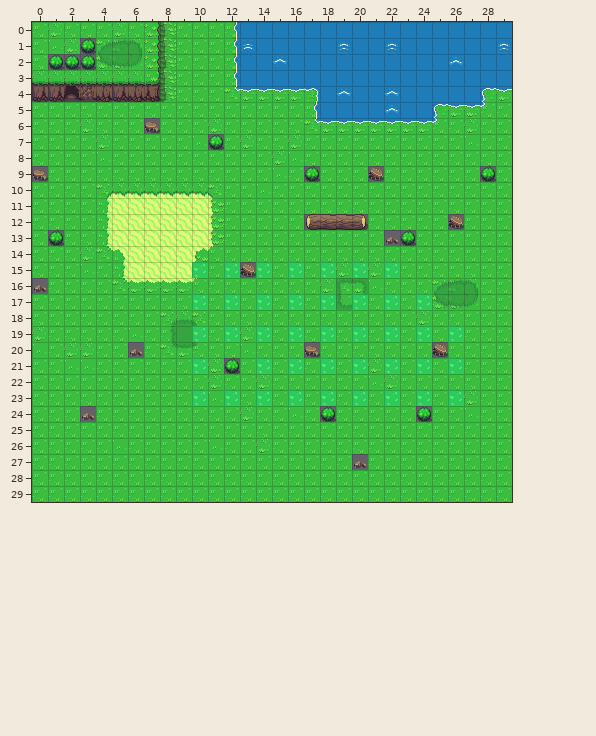
Two states of a Tiled map, core/assets/test.tmx. The first picture shows the starting point.
Cells are 16x16 px. Shown: x 0..29, y 0..29.
After the commit:
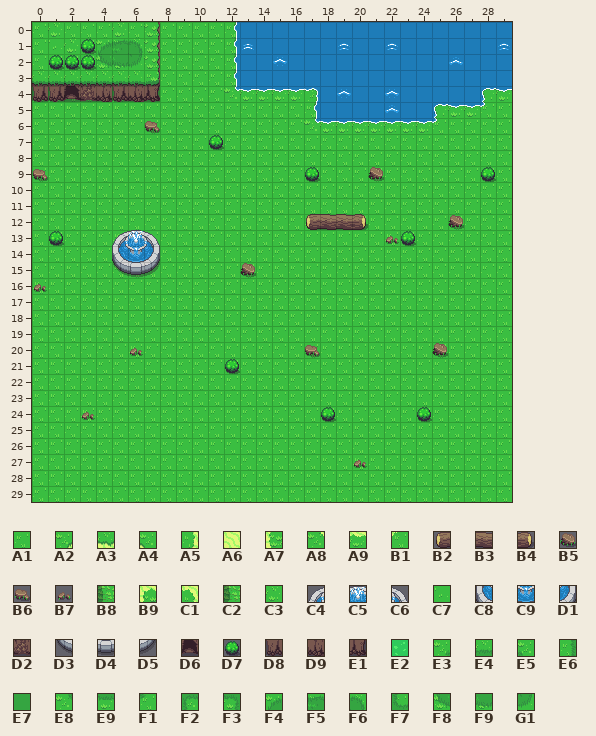
Key: from "overworld": A1 0, A2 120, A3 121, A4 122, A5 160, A6 161, A7 162, A8 200, A9 201, B1 202, B2 203, B3 204, B4 205, B5 207, B6 209, B7 210, B8 211, B9 240, C1 241, C2 251, C3 365, C4 382, C5 383, C6 384, C7 405, C8 422, C9 423, D1 424, D2 448, D3 462, D4 463, D5 464, D6 487, D7 562, D8 564, D9 565, E1 566, E2 642, E3 1174, E4 1175, E5 1176, E6 1214, E7 1215, E8 1254, E9 1255, F1 1256, F2 1294, F3 1295, F4 1296, F5 1297, F6 1298, F7 1334, F8 1336, F9 1337, G1 1338.
__ is an empty cell, ## one hidden under a higher layer, .. an unchanged one.
Tiles of an added or newly shown layer are drawn over the layers below it.
Log entry: Test collision et ajout demo
Diff:
--- layer "background"
@@ x 0..8 @@
- 0 .. .. .. .. .. .. .. .. B8
- 1 .. .. .. D7 .. .. .. .. B8
- 2 .. D7 D7 D7 .. .. .. .. C2
- 3 .. .. .. .. .. .. .. .. B8
- 4 D8 D8 D6 D2 D9 D8 D9 E1 C2
+ 0 .. .. .. .. .. .. .. .. A1
+ 1 .. .. .. A1 .. .. .. .. A1
+ 2 .. A1 A1 A1 .. .. .. .. A1
+ 3 .. .. .. .. .. .. .. .. A1
+ 4 A1 A1 A1 A1 A1 A1 A1 A1 A1
@@ x 0..28 @@
- 6 .. .. .. C3 .. .. .. B6 .. .. .. C3 .. .. .. .. .. .. .. .. .. .. .. .. .. .. .. C3 ..
- 7 .. .. .. .. C3 .. .. .. .. .. C7 D7 .. C3 .. .. C3 .. .. .. .. .. .. .. .. .. .. C7 ..
- 8 .. .. .. .. C7 .. .. .. .. .. .. .. .. .. .. C3 C7 .. .. .. .. .. .. .. .. .. .. .. ..
- 9 B6 .. .. .. .. .. .. .. .. .. .. .. .. .. .. C7 .. D7 .. .. .. B5 .. .. .. .. .. .. D7
-10 .. .. .. .. A2 A3 A3 A3 A3 A3 A3 A4 .. .. C7 .. .. .. .. .. .. .. .. .. .. .. .. .. ..
-11 .. .. .. .. A5 A6 A6 A6 A6 A6 A6 A7 .. .. .. .. .. .. .. .. .. .. .. .. .. .. .. .. ..
-12 .. .. .. .. A5 A6 A6 A6 A6 A6 A6 A7 .. .. .. .. .. B2 B3 B3 B4 .. .. .. .. .. B5 .. ..
-13 .. D7 .. .. A5 A6 A6 A6 A6 A6 A6 A7 .. .. .. .. .. .. .. .. .. .. B7 D7 .. .. .. .. ..
-14 .. .. .. C3 A8 C1 A6 A6 A6 A6 B9 B1 .. .. .. .. .. .. .. .. .. .. .. .. .. .. .. .. ..
-15 .. .. .. C7 .. A5 A6 A6 A6 A6 E2 .. E2 B5 E2 .. E2 .. E2 C3 E2 C3 E2 .. .. .. .. .. ..
-16 B7 .. .. .. .. A8 A9 A9 A9 A9 B1 .. .. .. .. .. .. .. C3 F2 F3 C7 .. .. .. F4 F5 F6 ..
-17 .. .. .. .. .. .. .. .. .. .. E2 .. E2 .. E2 .. E2 .. E2 F7 E2 .. E2 .. E2 F8 F9 G1 ..
-18 .. .. .. .. .. .. .. .. E3 E4 E5 .. .. .. .. .. .. .. .. .. .. .. .. .. C3 .. .. .. ..
-19 C3 .. .. .. .. .. C7 .. E6 E7 E2 .. E2 C3 E2 .. E2 .. E2 .. E2 .. E2 .. E2 .. E2 .. ..
-20 C7 .. C3 C3 .. .. B7 .. E8 E9 F1 .. .. C7 .. .. .. B6 .. .. .. .. .. .. .. B5 .. .. ..
-21 .. .. C7 C7 .. .. .. .. .. .. E2 C3 D7 .. E2 .. E2 .. E2 .. E2 C3 E2 .. E2 .. E2 .. ..
-22 .. .. .. .. .. .. .. .. .. .. .. C3 .. .. C3 .. .. .. .. .. .. C7 C3 .. .. .. .. .. ..
-23 .. .. .. .. .. .. .. .. .. .. E2 C7 E2 .. E2 .. E2 .. E2 .. E2 .. E2 .. E2 .. E2 C3 ..
-24 .. .. .. B7 .. .. .. .. .. .. .. .. .. C3 .. .. C7 .. D7 .. .. .. .. .. D7 .. .. C7 ..
+ 6 .. .. .. A1 .. .. .. A1 .. .. .. A1 .. .. .. .. .. .. .. .. .. .. .. .. .. .. .. A1 ..
+ 7 .. .. .. .. A1 .. .. .. .. .. A1 A1 .. A1 .. .. A1 .. .. .. .. .. .. .. .. .. .. A1 ..
+ 8 .. .. .. .. A1 .. .. .. .. .. .. .. .. .. .. A1 A1 .. .. .. .. .. .. .. .. .. .. .. ..
+ 9 A1 .. .. .. .. .. .. .. .. .. .. .. .. .. .. A1 .. A1 .. .. .. A1 .. .. .. .. .. .. A1
+10 .. .. .. .. A1 A1 A1 A1 A1 A1 A1 A1 .. .. A1 .. .. .. .. .. .. .. .. .. .. .. .. .. ..
+11 .. .. .. .. A1 A1 A1 A1 A1 A1 A1 A1 .. .. .. .. .. .. .. .. .. .. .. .. .. .. .. .. ..
+12 .. .. .. .. A1 A1 A1 A1 A1 A1 A1 A1 .. .. .. .. .. A1 A1 A1 A1 .. .. .. .. .. A1 .. ..
+13 .. A1 .. .. A1 A1 A1 A1 A1 A1 A1 A1 .. .. .. .. .. .. .. .. .. .. A1 A1 .. .. .. .. ..
+14 .. .. .. A1 A1 A1 ## A1 A1 A1 A1 A1 .. .. .. .. .. .. .. .. .. .. .. .. .. .. .. .. ..
+15 .. .. .. A1 .. A1 A1 A1 A1 A1 A1 .. A1 A1 A1 .. A1 .. A1 A1 A1 A1 A1 .. .. .. .. .. ..
+16 A1 .. .. .. .. A1 A1 A1 A1 A1 A1 .. .. .. .. .. .. .. A1 A1 A1 A1 .. .. .. A1 A1 A1 ..
+17 .. .. .. .. .. .. .. .. .. .. A1 .. A1 .. A1 .. A1 .. A1 A1 A1 .. A1 .. A1 A1 A1 A1 ..
+18 .. .. .. .. .. .. .. .. A1 A1 A1 .. .. .. .. .. .. .. .. .. .. .. .. .. A1 .. .. .. ..
+19 A1 .. .. .. .. .. A1 .. A1 A1 A1 .. A1 A1 A1 .. A1 .. A1 .. A1 .. A1 .. A1 .. A1 .. ..
+20 A1 .. A1 A1 .. .. A1 .. A1 A1 A1 .. .. A1 .. .. .. A1 .. .. .. .. .. .. .. A1 .. .. ..
+21 .. .. A1 A1 .. .. .. .. .. .. A1 A1 A1 .. A1 .. A1 .. A1 .. A1 A1 A1 .. A1 .. A1 .. ..
+22 .. .. .. .. .. .. .. .. .. .. .. A1 .. .. A1 .. .. .. .. .. .. A1 A1 .. .. .. .. .. ..
+23 .. .. .. .. .. .. .. .. .. .. A1 A1 A1 .. A1 .. A1 .. A1 .. A1 .. A1 .. A1 .. A1 A1 ..
+24 .. .. .. A1 .. .. .. .. .. .. .. .. .. A1 .. .. A1 .. A1 .. .. .. .. .. A1 .. .. A1 ..
@@ x 5..20 @@
-26 C7 .. .. .. .. .. C7 .. .. C3 .. .. .. .. .. ..
-27 .. .. .. .. .. .. .. .. .. .. .. .. .. .. .. B7
+26 A1 .. .. .. .. .. A1 .. .. A1 .. .. .. .. .. ..
+27 .. .. .. .. .. .. .. .. .. .. .. .. .. .. .. A1
--- layer "collision_objects" (added)
@@ x 1..3 @@
- 1 .. .. __
- 2 __ __ __
+ 1 .. .. D7
+ 2 D7 D7 D7
@@ x 0..7 @@
- 4 __ __ __ __ __ __ __ __
+ 4 D8 D8 D6 D2 D9 D8 D9 E1
@@ x 7..11 @@
- 6 __ .. .. .. ..
- 7 .. .. .. .. __
+ 6 B6 .. .. .. ..
+ 7 .. .. .. .. D7
@@ x 0..28 @@
- 9 __ .. .. .. .. .. .. .. .. .. .. .. .. .. .. .. .. __ .. .. .. __ .. .. .. .. .. .. __
+ 9 B6 .. .. .. .. .. .. .. .. .. .. .. .. .. .. .. .. D7 .. .. .. B5 .. .. .. .. .. .. D7
@@ x 0..26 @@
-12 .. .. .. .. .. .. .. .. .. .. .. .. .. .. .. .. .. __ __ __ __ .. .. .. .. .. __
-13 .. __ .. .. .. __ __ __ .. .. .. .. .. .. .. .. .. .. .. .. .. .. __ __ .. .. ..
-14 .. .. .. .. .. __ __ __ .. .. .. .. .. .. .. .. .. .. .. .. .. .. .. .. .. .. ..
-15 .. .. .. .. .. __ __ __ .. .. .. .. .. __ .. .. .. .. .. .. .. .. .. .. .. .. ..
-16 __ .. .. .. .. .. .. .. .. .. .. .. .. .. .. .. .. .. .. .. .. .. .. .. .. .. ..
+12 .. .. .. .. .. .. .. .. .. .. .. .. .. .. .. .. .. B2 B3 B3 B4 .. .. .. .. .. B5
+13 .. D7 .. .. .. C4 C5 C6 .. .. .. .. .. .. .. .. .. .. .. .. .. .. B7 D7 .. .. ..
+14 .. .. .. .. .. C8 C9 D1 .. .. .. .. .. .. .. .. .. .. .. .. .. .. .. .. .. .. ..
+15 .. .. .. .. .. D3 D4 D5 .. .. .. .. .. B5 .. .. .. .. .. .. .. .. .. .. .. .. ..
+16 B7 .. .. .. .. .. .. .. .. .. .. .. .. .. .. .. .. .. .. .. .. .. .. .. .. .. ..
@@ x 6..25 @@
-20 __ .. .. .. .. .. .. .. .. .. .. __ .. .. .. .. .. .. .. __
-21 .. .. .. .. .. .. __ .. .. .. .. .. .. .. .. .. .. .. .. ..
+20 B7 .. .. .. .. .. .. .. .. .. .. B6 .. .. .. .. .. .. .. B5
+21 .. .. .. .. .. .. D7 .. .. .. .. .. .. .. .. .. .. .. .. ..
@@ x 3..24 @@
-24 __ .. .. .. .. .. .. .. .. .. .. .. .. .. .. __ .. .. .. .. .. __
+24 B7 .. .. .. .. .. .. .. .. .. .. .. .. .. .. D7 .. .. .. .. .. D7
@@ x 20..20 @@
-27 __
+27 B7
